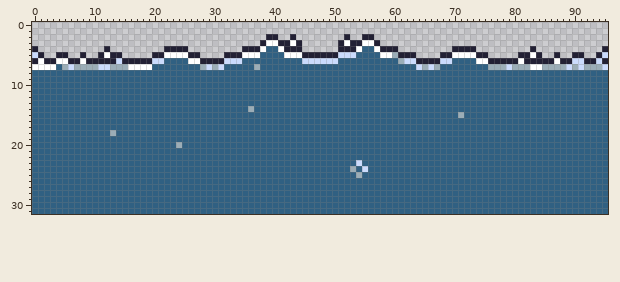
Sprite sheet: resources/sprites/maps/water5.png. Above: the version before the commit.
The file is 96x32 pixels.
Once edited:
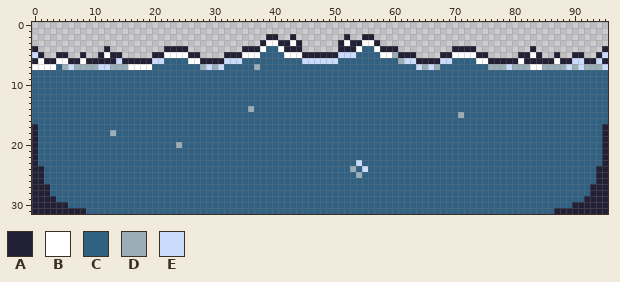
Palette (. is transparent): A #222034  B #ffffff  C #306082  D #9badb7  E #cbdbfc
The exact change:
Changed rows in their new state; - is an unchanged pixel.
first column x 0:
17 A----------------------------------------------------------------------------------------------A
18 A----------------------------------------------------------------------------------------------A
19 A----------------------------------------------------------------------------------------------A
20 A----------------------------------------------------------------------------------------------A
21 A----------------------------------------------------------------------------------------------A
22 A----------------------------------------------------------------------------------------------A
23 A----------------------------------------------------------------------------------------------A
24 AA--------------------------------------------------------------------------------------------AA
25 AA--------------------------------------------------------------------------------------------AA
26 AA--------------------------------------------------------------------------------------------AA
27 AAA------------------------------------------------------------------------------------------AAA
28 AAA------------------------------------------------------------------------------------------AAA
29 AAAA----------------------------------------------------------------------------------------AAAA
30 AAAAAA------------------------------------------------------------------------------------AAAAAA
31 AAAAAAAAA------------------------------------------------------------------------------AAAAAAAAA
Pixel boxes of the changes (left, top, right, bottom) in both pictures:
changed: (32, 124, 86, 214)
changed: (554, 124, 608, 214)
